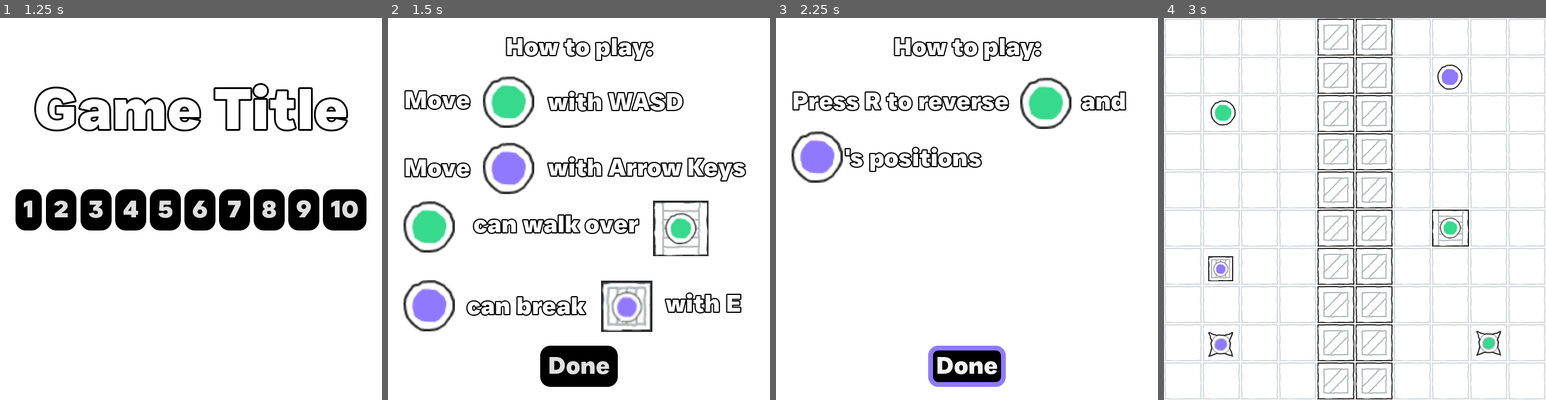
Above: before the commit, frames 1-4 (left to right).
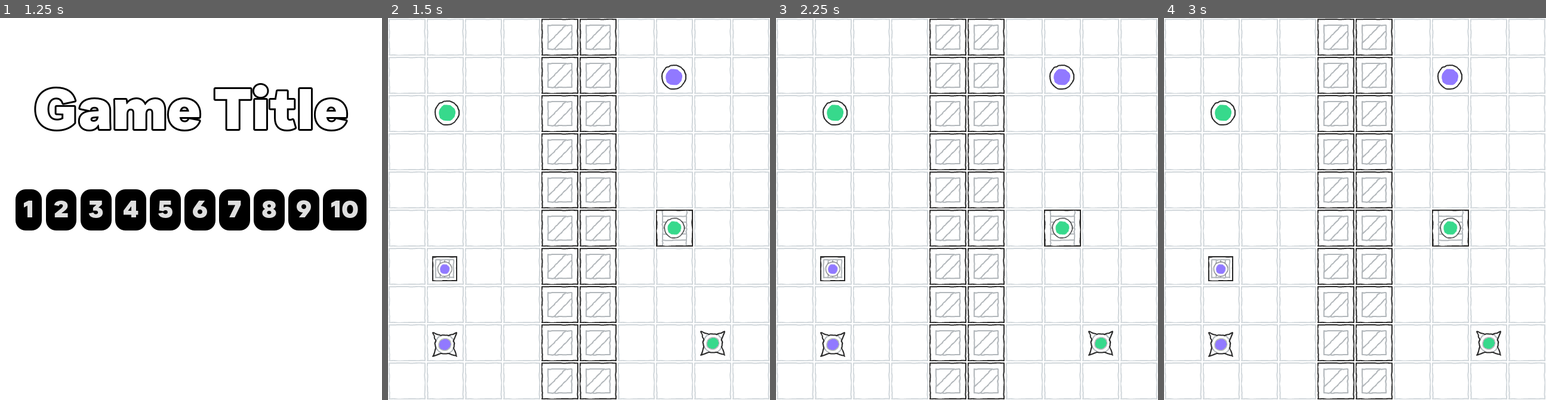
Above: after the commit, the same moments.

Repository: nath-ellis/circle-reversal
Game: Godot game, scene res://scenes/menu.tscn
The game is run twice, just before and just after one commit, with the same random seed, the same clock (stepped at 60 frames per second) and the same inputs.
Inputs (mouse positions are in pixels of both pictures, inside the frame that each line leads up to):
- Up to frame 1 (1.25 s): click "Play" at 0.5 s
- Up to frame 2 (1.5 s): click "1" at 1.25 s
- Up to frame 3 (2.25 s): click (967, 365) at 2 s, where only the run before the commit has a clickable "Done"
- Up to frame 4 (3 s): click (1355, 365) at 2.75 s, where only the run before the commit has a clickable "Done"

Frame 1 is identical in both runs. In frame 2, 26% of the frame differs, in the area x 0-100%, y 0-100%; in frame 3, 21%; in frame 4, nothing differs.

Commit message:
Added the goals to the tutorial

Diff:
--- a/scenes/levels/level_one.tscn
+++ b/scenes/levels/level_one.tscn
@@ -12,6 +12,8 @@
 [ext_resource type="Texture2D" uid="uid://dnp6jb2vb1epp" path="res://assets/player_1_pathway.png" id="10_rrf7d"]
 [ext_resource type="Texture2D" uid="uid://c48cko3genvol" path="res://assets/player_two.png" id="11_ghh08"]
 [ext_resource type="Texture2D" uid="uid://dckgaa7nfwi5v" path="res://assets/breakable_box.png" id="12_ar22j"]
+[ext_resource type="Texture2D" uid="uid://b2lnqenbbnt4x" path="res://assets/goal_player_one.png" id="13_psukn"]
+[ext_resource type="Texture2D" uid="uid://d365ma6pya466" path="res://assets/goal_player_two.png" id="14_8fj7l"]
 
 [sub_resource type="TileSetAtlasSource" id="TileSetAtlasSource_ykib7"]
 texture = ExtResource("2_s3mh5")
@@ -255,6 +257,7 @@
 position = Vector2(95, 420)
 
 [node name="Tutorial" type="Control" parent="."]
+visible = false
 layout_mode = 3
 anchors_preset = 0
 offset_right = 640.0
@@ -472,6 +475,66 @@
 offset_right = 342.0
 offset_bottom = 228.0
 text = "'s positions"
+
+[node name="Goal" type="Control" parent="Tutorial/Page2"]
+anchors_preset = 0
+offset_top = 315.0
+offset_right = 640.0
+offset_bottom = 516.0
+
+[node name="Get" type="Label" parent="Tutorial/Page2/Goal"]
+layout_mode = 1
+anchors_preset = 4
+anchor_top = 0.5
+anchor_bottom = 0.5
+offset_left = 27.0
+offset_top = -80.5
+offset_right = 99.0
+offset_bottom = -27.5
+grow_vertical = 2
+text = "Get"
+
+[node name="PlayerOne" type="Sprite2D" parent="Tutorial/Page2/Goal"]
+position = Vector2(164, 47)
+scale = Vector2(2.04762, 2.04762)
+texture = ExtResource("9_kkcf3")
+
+[node name="To1" type="Label" parent="Tutorial/Page2/Goal"]
+offset_left = 222.0
+offset_top = 20.0
+offset_right = 265.0
+offset_bottom = 73.0
+text = "to"
+
+[node name="PlayerOneGoal" type="Sprite2D" parent="Tutorial/Page2/Goal"]
+position = Vector2(324, 49)
+scale = Vector2(2, 2)
+texture = ExtResource("13_psukn")
+
+[node name="And" type="Label" parent="Tutorial/Page2/Goal"]
+layout_mode = 0
+offset_left = 384.0
+offset_top = 20.0
+offset_right = 460.0
+offset_bottom = 73.0
+text = "and"
+
+[node name="PlayerTwo" type="Sprite2D" parent="Tutorial/Page2/Goal"]
+position = Vector2(523, 47)
+scale = Vector2(2.048, 2.048)
+texture = ExtResource("11_ghh08")
+
+[node name="To2" type="Label" parent="Tutorial/Page2/Goal"]
+offset_left = 27.0
+offset_top = 113.0
+offset_right = 70.0
+offset_bottom = 166.0
+text = "to"
+
+[node name="PlayerTwoGoal" type="Sprite2D" parent="Tutorial/Page2/Goal"]
+position = Vector2(127, 143)
+scale = Vector2(2, 2)
+texture = ExtResource("14_8fj7l")
 
 [node name="Done" type="Button" parent="Tutorial"]
 layout_mode = 1
Not shown: 1 places in scenes/levels/level_one.tscn that only renumber resources
